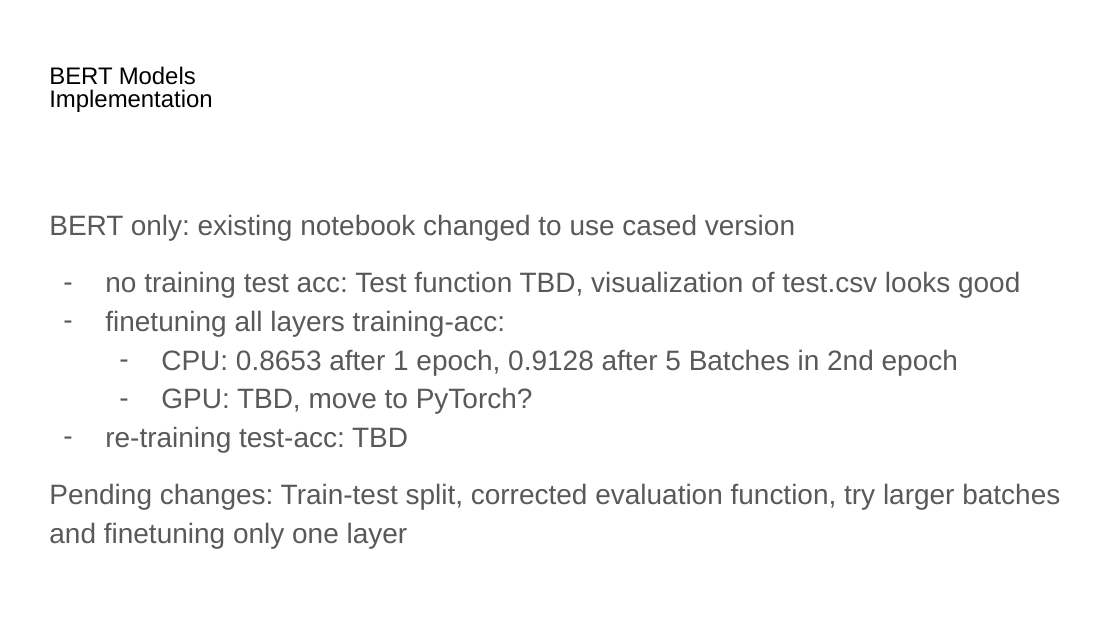
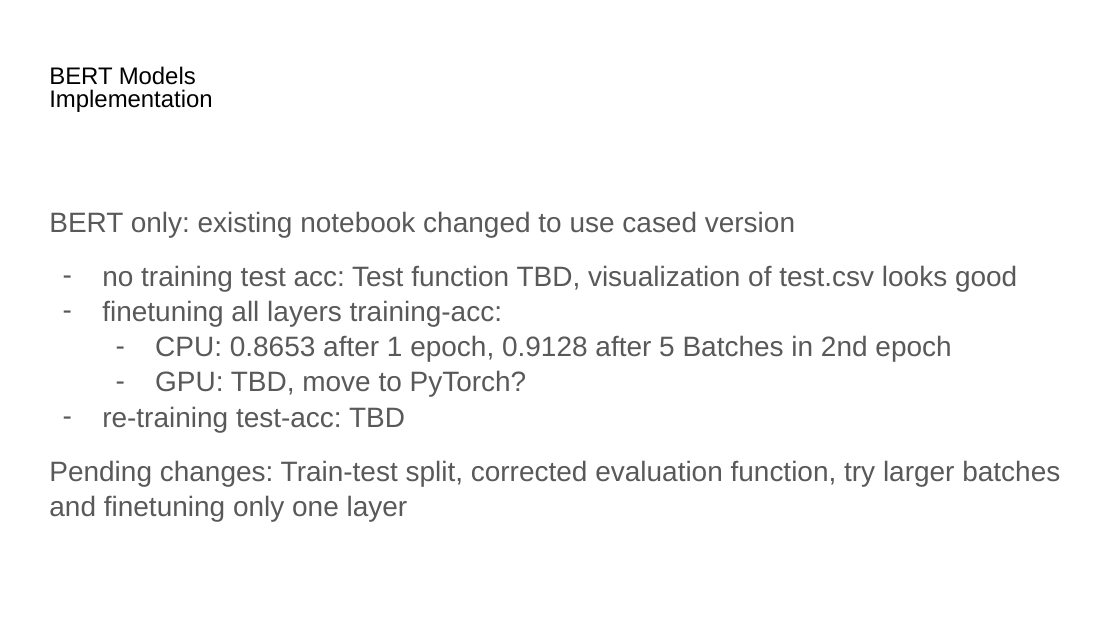
Before and after one commit to Tsunetsuki/AILab2023, a slide deck: slide 4 of Project - Slides/Progress Week 3.odp. Drawn at 1120x630 pixels with LibreOffice and Linux fonts; fonts in the diff are those of the drawing. Boxes give left, top, right and bottom in pixels: in the first picture for what was removed or moved away, otherwise in the second. Text is boxed around its words. In the diff, an @@ line names an element or a change of style, - is before the commit and + after.

```diff
--- a/Project - Slides/Progress Week 3.odp
+++ b/Project - Slides/Progress Week 3.odp
@@ text "BERT only: existing notebook changed ..." at [49, 211, 1060, 521]: line spacing 1.15 to 1.05; indent changed @@
```
Also in this commit, not shown: 3 other slides changed, 1 slide added, 35 other files.
